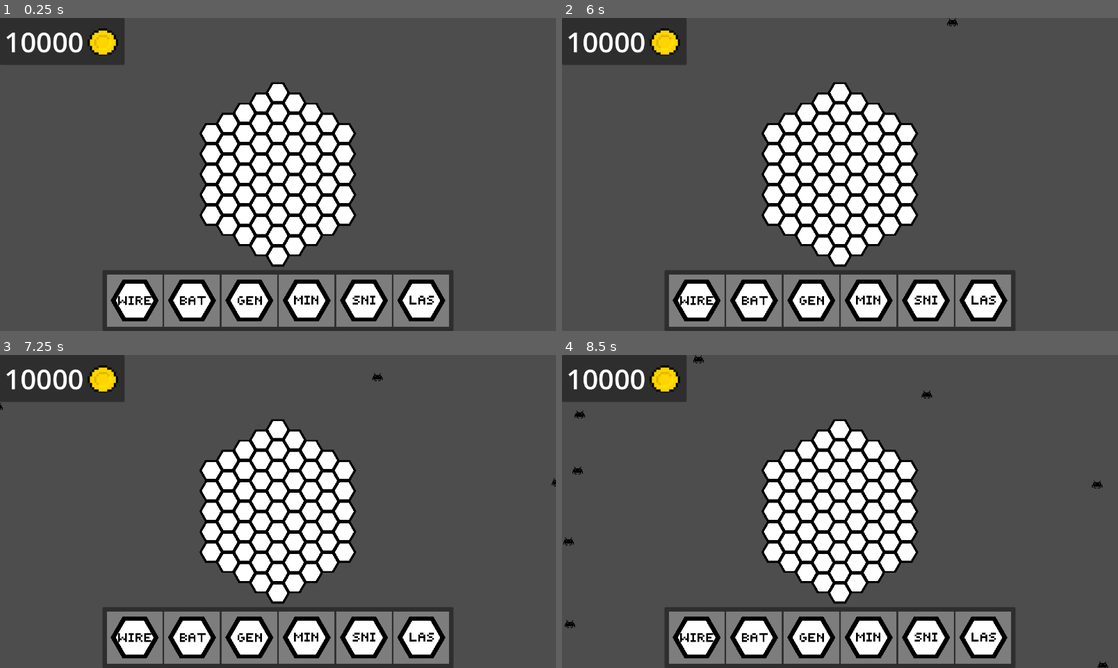
Above: before the commit, frames 1-4 (two rows, left to right).
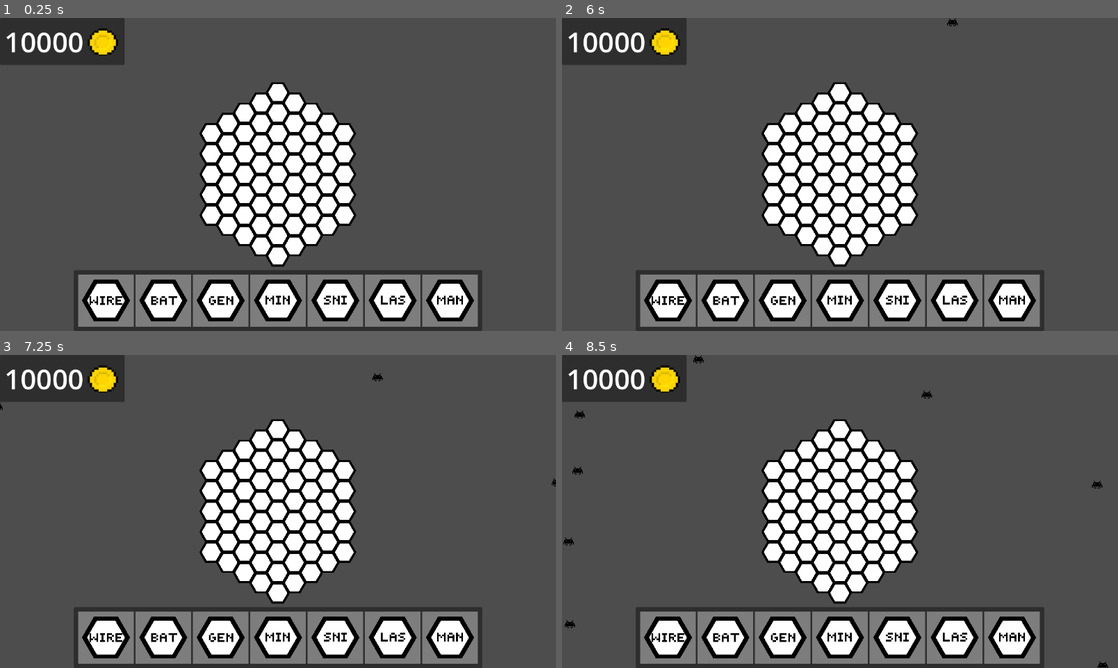
Above: after the commit, the same moments.

Repository: KieranGliver/SpacePowerDefenseGame
Game: Godot game, scene res://Scenes/GameScenes/main.tscn
The game is run twice, just before and just after one commit, with the same random seed, the same clock (stepped at 60 frames per second) and the same inputs.
Inputs (mouse positions are in pixels of both pictures, inside the frame that each line leads up to; where the layout moved, square brackets give the same spot in the first picture):
- Up to frame 1 (0.25 s): no input
- Up to frame 2 (6 s): click (1012, 299) at 0.52 s; click (667, 299) [695, 299] at 1.25 s; click (723, 299) [756, 299] at 2 s; click (784, 299) [812, 299] at 2.75 s; click (840, 299) [867, 299] at 3.5 s; click (895, 299) [923, 299] at 4.25 s; click (956, 299) [984, 299] at 5 s; click (667, 299) [695, 299] at 5.75 s
- Up to frame 3 (7.25 s): click (161, 636) [194, 636] at 6.5 s
- Up to frame 4 (8.5 s): click (784, 636) [812, 636] at 7.25 s; click (840, 636) [867, 636] at 8 s

The runs differ from the first frame. In frame 1, 9.5% of the frame differs, in the area x 13-87%, y 80-100%; in frame 2, 9.5%; in frame 3, 9.5%; in frame 4, 9.5%.

Commit message:
Created general weapon class

Diff:
--- a/Scenes/Buildings/Weapons/Effects/projectile.tscn
+++ b/Scenes/Buildings/Weapons/Effects/projectile.tscn
@@ -39,6 +39,7 @@
 height = 24.0
 
 [node name="Projectile" type="Area2D" groups=["attack"]]
+scale = Vector2(2, 2)
 collision_layer = 8
 collision_mask = 8
 script = ExtResource("1_s6jik")
--- a/Scenes/Buildings/Weapons/Effects/tracer.tscn
+++ b/Scenes/Buildings/Weapons/Effects/tracer.tscn
@@ -4,7 +4,7 @@
 
 [node name="Tracer" type="Line2D"]
 width = 5.0
-default_color = Color(0.168627, 0.431373, 0.823529, 1)
+default_color = Color(0.41598, 0.41598, 0.41598, 1)
 script = ExtResource("1_vlldp")
 
 [node name="Timer" type="Timer" parent="."]
--- a/Scenes/Buildings/Weapons/manual.tscn
+++ /dev/null
@@ -1,8 +0,0 @@
-[gd_scene load_steps=3 format=3 uid="uid://nyfi7v8qvp8l"]
-
-[ext_resource type="Texture2D" uid="uid://kor1rs2c1ag1" path="res://Sprites/prototype/weapon.png" id="1_2c60g"]
-[ext_resource type="Script" path="res://Scripts/Buildings/ManualWeapon.gd" id="2_aaqte"]
-
-[node name="ManualWeapon" type="Sprite2D"]
-texture = ExtResource("1_2c60g")
-script = ExtResource("2_aaqte")
--- /dev/null
+++ b/Scenes/Buildings/Weapons/manual_weapon.tscn
@@ -0,0 +1,10 @@
+[gd_scene load_steps=3 format=3 uid="uid://nyfi7v8qvp8l"]
+
+[ext_resource type="Texture2D" uid="uid://kor1rs2c1ag1" path="res://Sprites/prototype/weapon.png" id="1_45ytj"]
+[ext_resource type="Script" path="res://Scripts/Buildings/ManualWeapon.gd" id="2_h8qd2"]
+
+[node name="ManualWeapon" type="Sprite2D"]
+texture = ExtResource("1_45ytj")
+script = ExtResource("2_h8qd2")
+damage_val = 10.0
+charge_cost = 10.0
--- a/Scenes/Enemy/enemy.tscn
+++ b/Scenes/Enemy/enemy.tscn
@@ -37,7 +37,6 @@
 [node name="HitBox" parent="." instance=ExtResource("4_6dbrs")]
 collision_layer = 4
 collision_mask = 4
-damage = 10
 
 [node name="CollisionShape2D" parent="HitBox" index="0"]
 rotation = 1.5708
--- a/Scenes/UI/Overlay/HexMenu.tscn
+++ b/Scenes/UI/Overlay/HexMenu.tscn
@@ -7,6 +7,7 @@
 [ext_resource type="Texture2D" uid="uid://d33oon718wrr7" path="res://Sprites/prototype/hex_sprites/generator_hex.png" id="6_fbeae"]
 [ext_resource type="Texture2D" uid="uid://va34sv35dbjp" path="res://Sprites/prototype/hex_sprites/minigun_hex.png" id="7_2hp41"]
 [ext_resource type="Texture2D" uid="uid://cshgbjhel73qu" path="res://Sprites/prototype/hex_sprites/sniper_hex.png" id="8_q8xhn"]
+[ext_resource type="Texture2D" uid="uid://db33sg86knnqt" path="res://Sprites/prototype/hex_sprites/manual_hex.png" id="9_6yqf4"]
 [ext_resource type="Texture2D" uid="uid://c1qldnulx1e88" path="res://Sprites/prototype/hex_sprites/laser_hex.png" id="9_h4jpo"]
 
 [node name="HexMenu" type="PanelContainer"]
@@ -57,12 +58,17 @@
 layout_mode = 2
 icon = ExtResource("9_h4jpo")
 
+[node name="ManualButton" parent="MarginContainer/HBoxContainer" instance=ExtResource("2_l507q")]
+layout_mode = 2
+icon = ExtResource("9_6yqf4")
+
 [connection signal="button_down" from="MarginContainer/HBoxContainer/WireButton" to="." method="_on_button_down"]
 [connection signal="button_down" from="MarginContainer/HBoxContainer/BatteryButton" to="." method="_on_button_down"]
 [connection signal="button_down" from="MarginContainer/HBoxContainer/GeneratorButton" to="." method="_on_button_down"]
 [connection signal="button_down" from="MarginContainer/HBoxContainer/MinigunButton" to="." method="_on_button_down"]
 [connection signal="button_down" from="MarginContainer/HBoxContainer/SniperButton" to="." method="_on_button_down"]
 [connection signal="button_down" from="MarginContainer/HBoxContainer/LaserButton" to="." method="_on_button_down"]
+[connection signal="button_down" from="MarginContainer/HBoxContainer/ManualButton" to="." method="_on_button_down"]
 
 [editable path="MarginContainer/HBoxContainer/WireButton"]
 [editable path="MarginContainer/HBoxContainer/BatteryButton"]
@@ -70,3 +76,4 @@
 [editable path="MarginContainer/HBoxContainer/MinigunButton"]
 [editable path="MarginContainer/HBoxContainer/SniperButton"]
 [editable path="MarginContainer/HBoxContainer/LaserButton"]
+[editable path="MarginContainer/HBoxContainer/ManualButton"]
--- a/Scripts/Buildings/ManualWeapon.gd
+++ b/Scripts/Buildings/ManualWeapon.gd
@@ -1,4 +1,4 @@
-extends Sprite2D
+extends Weapon
 
 var projectile = preload("res://Scenes/Buildings/Weapons/Effects/projectile.tscn")
 
@@ -6,15 +6,16 @@
 	if event is InputEventMouse:
 		if event is InputEventMouseMotion:
 			# I don't really know why I have to add 90 degress
-			rotation = get_global_mouse_position().angle() + deg_to_rad(90.0)
+			rotation = (get_global_mouse_position()).angle() + SPRITE_ROTATION_OFFSET
 
 func _unhandled_input(event):
 	if event is InputEventMouse:
 		if event is InputEventMouseButton:
-			if event.is_pressed() and event.button_index == MOUSE_BUTTON_LEFT:
+			if event.is_pressed() and event.button_index == MOUSE_BUTTON_LEFT and get_tree().get_first_node_in_group("game_manager").consume_system_charge(building_owner, charge_cost):
 				fire_projectile()
 
 func fire_projectile():
 	var projectile_instant = projectile.instantiate()
 	projectile_instant.set_target(get_global_mouse_position())
+	projectile_instant.damage = damage_val
 	get_parent().add_child(projectile_instant)
--- a/Scripts/Buildings/auto_weapon.gd
+++ b/Scripts/Buildings/auto_weapon.gd
@@ -1,20 +1,14 @@
-extends Sprite2D
+extends Weapon
 
 class_name AutoWeapon
-
-const SPRITE_ROTATION_OFFSET = deg_to_rad(90.0)
-var building_owner : Building = null
 
 @onready var internal_timer = $InternalTimer
 @onready var external_timer = $ExternalTimer
 
-@export var damage_val: float = 0.0
-@export var charge_cost: float = 0.0
 @export var cooldown: float = 0.0
 
 func _on_internal_timer_timeout():
 	pass
-
 
 func _on_external_timer_timeout():
 	pass
--- a/Scripts/Buildings/continous_auto_weapon.gd
+++ b/Scripts/Buildings/continous_auto_weapon.gd
@@ -2,7 +2,7 @@
 
 @onready var beam = $Beam
 
-@export var attack_duration: float = 0 # Time between shots in seconds
+@export var attack_duration: float = 0
 
 var active : bool = false
 
--- a/Scripts/Buildings/hitscan_auto_weapon.gd
+++ b/Scripts/Buildings/hitscan_auto_weapon.gd
@@ -3,7 +3,7 @@
 const TRACER_PREFAB = preload("res://Scenes/Buildings/Weapons/Effects/tracer.tscn")
 
 @export var ammo_amount: int = 0
-@export var attack_speed: float = 0 # Time between shots in seconds
+@export var attack_speed: float = 0
 
 var ammo_remaining = 0
 
--- a/Scripts/Buildings/projectile.gd
+++ b/Scripts/Buildings/projectile.gd
@@ -2,12 +2,8 @@
 
 var angle : Vector2 = Vector2.ZERO
 
-var level = 1
-var hp = 1
-var speed = 100
-var damage = 5
-var knockback = 1000
-var att_size = 1.0
+var speed = 200
+var damage: float = 10.0
 
 func _on_timer_timeout():
 	queue_free()
--- /dev/null
+++ b/Scripts/Buildings/weapon.gd
@@ -0,0 +1,10 @@
+extends Sprite2D
+
+class_name Weapon
+
+const SPRITE_ROTATION_OFFSET = deg_to_rad(90.0)
+
+@export var damage_val: float = 0.0
+@export var charge_cost: float = 0.0
+
+var building_owner : Building = null
--- a/Scripts/Managers/game_manager.gd
+++ b/Scripts/Managers/game_manager.gd
@@ -9,7 +9,7 @@
 # Preloaded prefabs for various objects
 const HEX_ICON_PREFAB = preload("res://Scenes/UI/hex_icon.tscn")
 const BUILDING_PREFAB = preload("res://Scenes/Buildings/building.tscn")
-const MANUAL_PREFAB = preload("res://Scenes/Buildings/Weapons/manual.tscn")
+const MANUAL_PREFAB = preload("res://Scenes/Buildings/Weapons/manual_weapon.tscn")
 const AUTO_HITSCAN_PREFAB = preload("res://Scenes/Buildings/Weapons/hit_scan_auto_weapon.tscn")
 const AUTO_CONTINOUS_PREFAB = preload("res://Scenes/Buildings/Weapons/continous_auto_weapon.tscn")
 
@@ -102,6 +102,7 @@
 			building_instant.tag = "generator"
 		Data.hex_ids.MANUAL:
 			var manual_instant = MANUAL_PREFAB.instantiate()
+			manual_instant.building_owner = building_instant
 			building_instant.add_child(manual_instant)
 			building_instant.tag = "manual"
 		Data.hex_ids.MINIGUN:
--- a/Scripts/Utility/HitBox.gd
+++ b/Scripts/Utility/HitBox.gd
@@ -1,6 +1,6 @@
 extends Area2D
 
-@export var damage = 1
+@export var damage: float = 1
 
 @onready var collision = $CollisionShape2D
 @onready var disableTimer = $DisableTimer
--- a/Scripts/Utility/HurtBox.gd
+++ b/Scripts/Utility/HurtBox.gd
@@ -31,7 +31,7 @@
 			if not area.get("knockback") == null:
 				knockback = area.knockback
 
-			emit_signal("hurt", damage, direction, knockback)
+			emit_signal("hurt", damage, knockback, direction)
 
 func _on_disable_timer_timeout():
 	collision.call_deferred("set", "disabled", false)
Not shown: 1 places in Scenes/Buildings/Weapons/continous_auto_weapon.tscn that only renumber resources
Not shown: 1 places in Scenes/Buildings/Weapons/hit_scan_auto_weapon.tscn that only renumber resources
Not shown: 1 places in Scenes/UI/Overlay/HexMenu.tscn that only renumber resources
